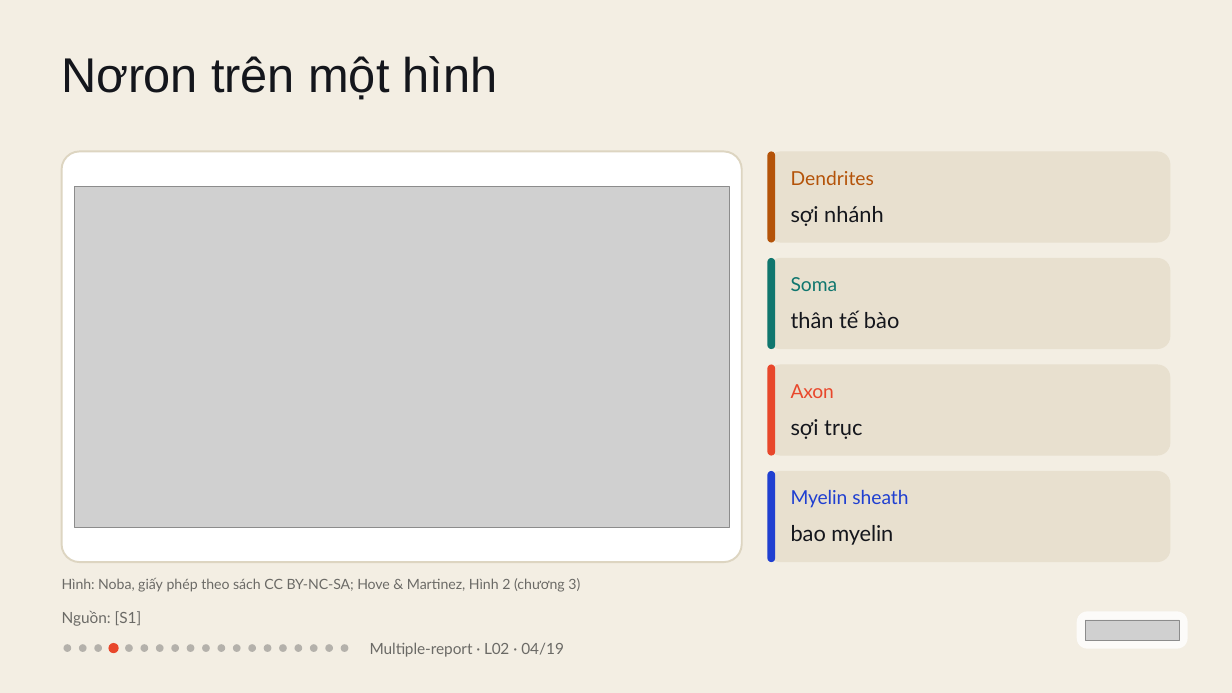
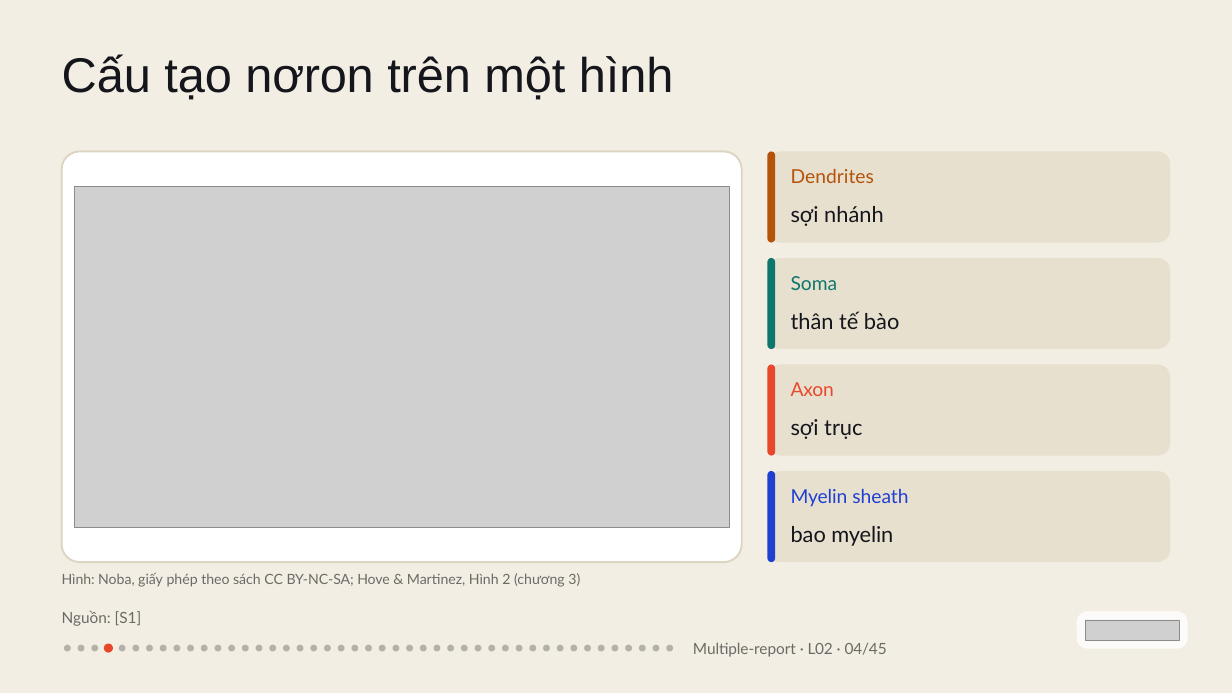
Before and after one commit to vohoailinh90/Multiple-report, a slide deck: slide 4 of lessons/L02/L02.pptx. Drawn at 1232x693 pixels with LibreOffice and Linux fonts; fonts in the diff are those of the drawing; grey boxes stand for pictures. Boxes give left, top, right and bottom in pixels: in the first picture for what was removed or moved away, otherwise in the second. Text is boxed around its words. In the diff, an @@ line names an element or a change of style, - is before the commit and + after.

```diff
--- a/lessons/L02/L02.pptx
+++ b/lessons/L02/L02.pptx
@@ text at (62,54,674,100): text changed @@
-Nơron trên một hình
+Cấu tạo nơron trên một hình
@@ text "Hình: Noba, giấy phép theo ..." at (62,573,580,587): line spacing 1 to 18.1pt; vertical alignment middle to top @@
@@ 7 ellipses: place and size @@
-7 ellipses at (94,643,348,654)
+7 ellipses at (91,644,344,653)
@@ ellipse added at (132,645,139,652), fill #14161C at 28% opacity @@
@@ 4 ellipses: place and size @@
-4 ellipses at (140,644,286,652)
+4 ellipses at (146,645,290,652)
@@ ellipse added at (256,645,262,652), fill #14161C at 28% opacity @@
@@ ellipse added at (351,645,358,652), fill #14161C at 28% opacity @@
@@ ellipse added at (365,645,372,652), fill #14161C at 28% opacity @@
@@ ellipse added at (379,645,386,652), fill #14161C at 28% opacity @@
@@ ellipse added at (392,645,399,652), fill #14161C at 28% opacity @@
@@ ellipse added at (406,645,413,652), fill #14161C at 28% opacity @@
@@ ellipse added at (420,645,427,652), fill #14161C at 28% opacity @@
@@ ellipse added at (434,645,440,652), fill #14161C at 28% opacity @@
@@ ellipse added at (447,645,454,652), fill #14161C at 28% opacity @@
@@ ellipse added at (461,645,468,652), fill #14161C at 28% opacity @@
@@ ellipse added at (474,645,481,652), fill #14161C at 28% opacity @@
@@ ellipse added at (488,645,495,652), fill #14161C at 28% opacity @@
@@ ellipse added at (502,645,509,652), fill #14161C at 28% opacity @@
@@ ellipse added at (516,645,522,652), fill #14161C at 28% opacity @@
@@ ellipse added at (529,645,536,652), fill #14161C at 28% opacity @@
@@ ellipse added at (543,645,550,652), fill #14161C at 28% opacity @@
@@ ellipse added at (557,645,564,652), fill #14161C at 28% opacity @@
@@ ellipse added at (570,645,577,652), fill #14161C at 28% opacity @@
@@ ellipse added at (584,645,591,652), fill #14161C at 28% opacity @@
@@ ellipse added at (598,645,604,652), fill #14161C at 28% opacity @@
@@ ellipse added at (612,645,618,652), fill #14161C at 28% opacity @@
@@ ellipse added at (625,645,632,652), fill #14161C at 28% opacity @@
@@ ellipse added at (639,645,646,652), fill #14161C at 28% opacity @@
@@ ellipse added at (652,645,659,652), fill #14161C at 28% opacity @@
@@ ellipse added at (667,645,673,652), fill #14161C at 28% opacity @@
@@ text at (693,642,887,657): text changed @@
-Multiple-report · L02 · 04/19
+Multiple-report · L02 · 04/45
```
Also in this commit, not shown: 6 other slides changed, 37 slides added, 11 slides removed, 9 other files.
